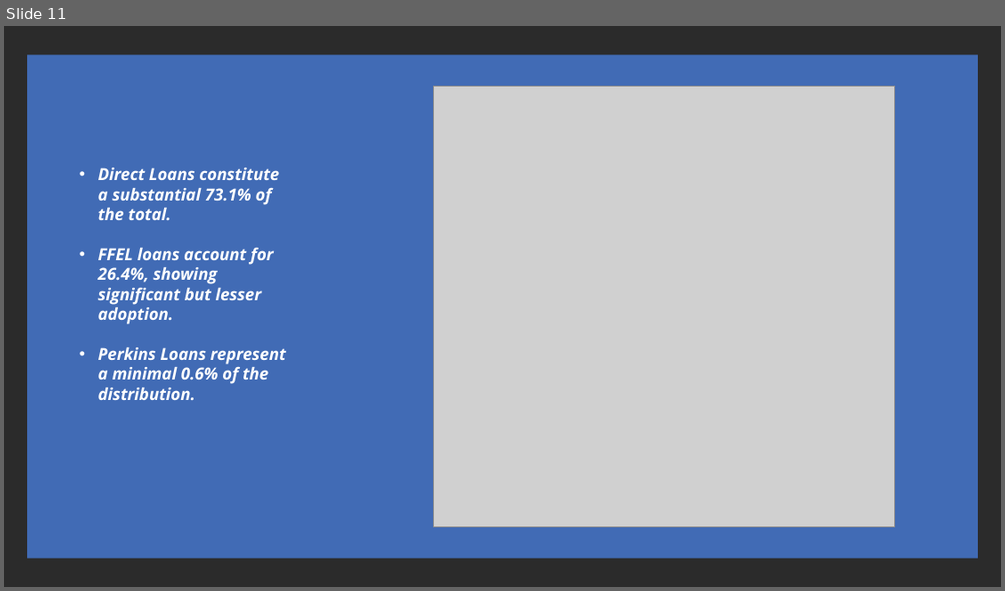
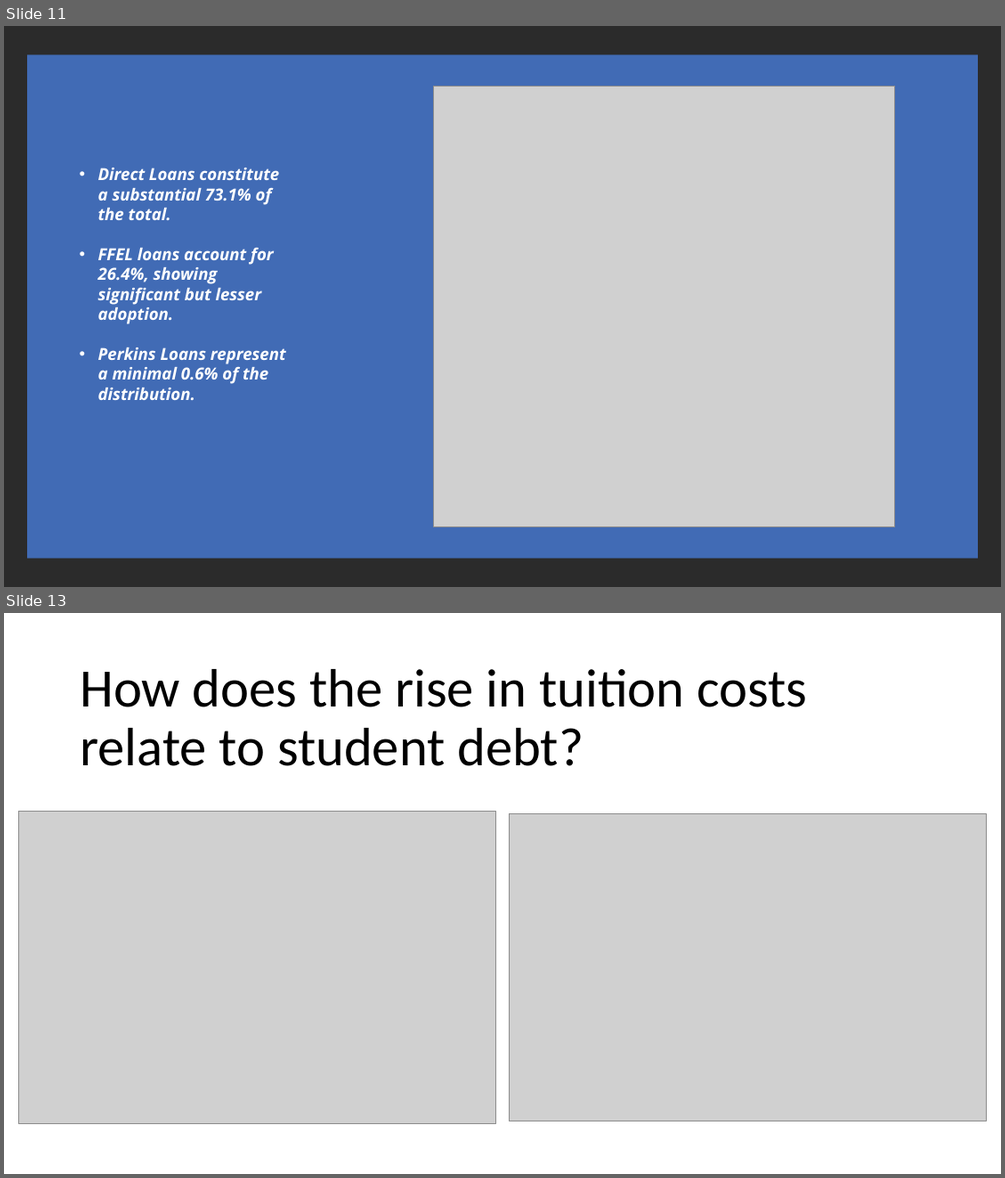
Before and after one commit to Marisauc/Project-1-Team-9, a slide deck: Project_1_Stutdent_Loan_Analysis.pptx. Shown one above the other, each under a label of ours: slide 11 before the commit, slides 11 and 13 after it; the slides between them are not shown. The pictures are 1005x591 and 1005x1178 pixels, drawn with LibreOffice and Linux fonts; fonts in the diff are those of the drawing; grey boxes stand for pictures; background and template pictures are left out; a plain dark background stands for a picture behind light text. Boxes give left, top, right and bottom in pixels: in the first picture for what was removed or moved away, otherwise in the second. Text is boxed around its words. In the diff, an @@ line names an element or a change of style, - is before the commit and + after.

```diff
--- a/Project_1_Stutdent_Loan_Analysis.pptx
+++ b/Project_1_Stutdent_Loan_Analysis.pptx
@@ slide 13 added at bbox=[4, 613, 1001, 1174], background #FFFFFF @@
@@ title added at bbox=[80, 669, 807, 766], 52 pt, text #000000 @@
+How does the rise in tuition costs relate to student debt?
@@ picture added at bbox=[19, 811, 495, 1123] @@
@@ picture added at bbox=[510, 813, 986, 1121] @@
```
Also in this commit, not shown: 1 slide changed, 1 other slide added.
